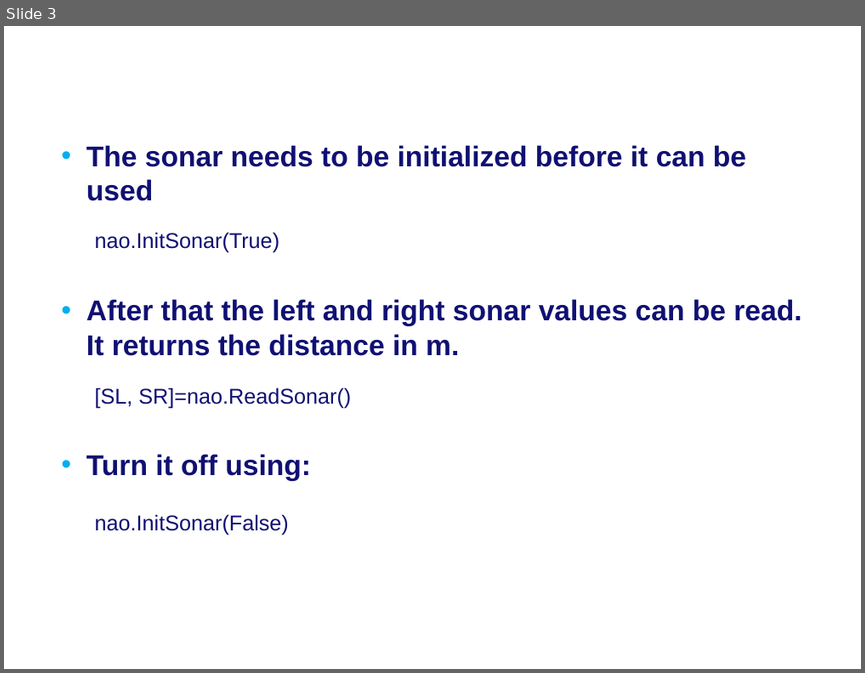
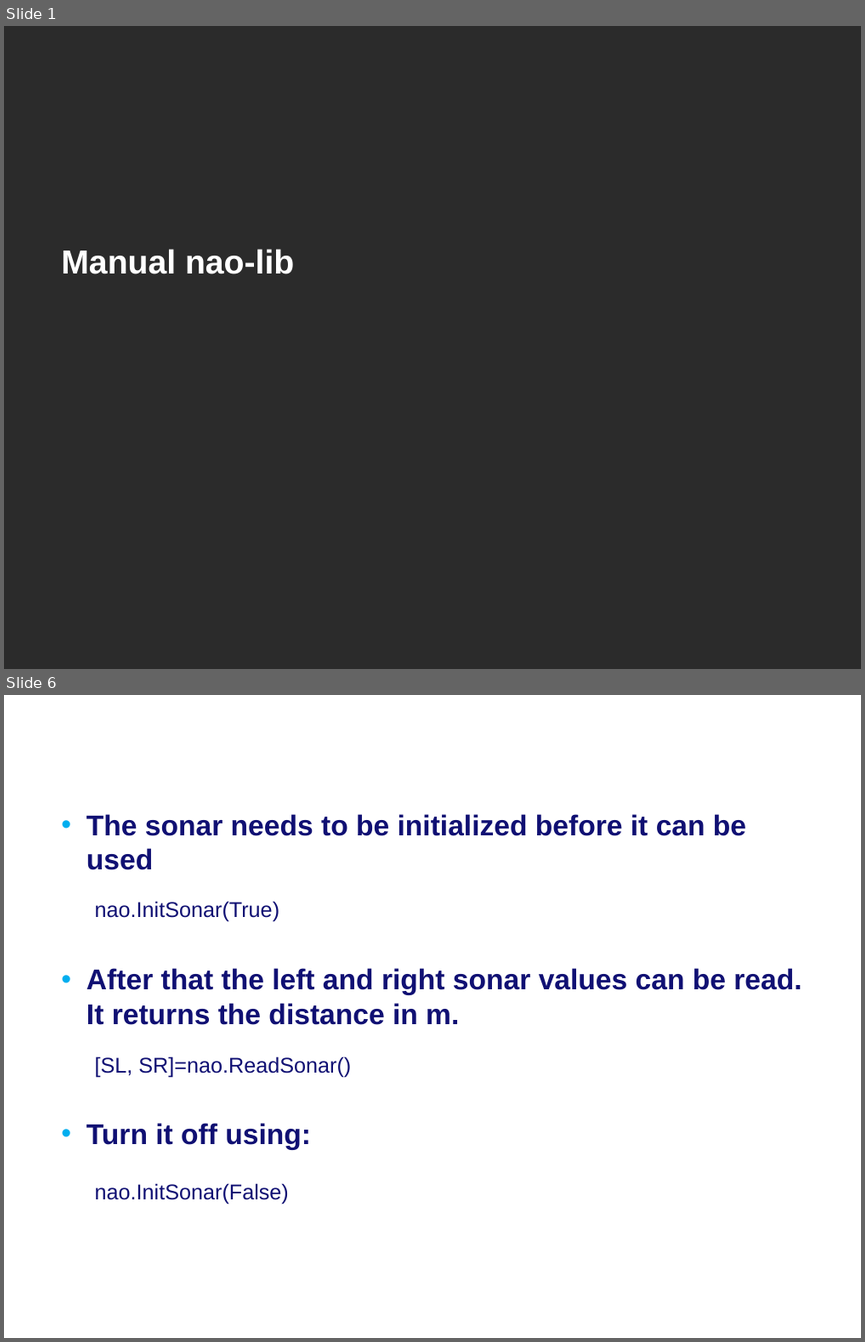
Before and after one commit to Rctue/nao-lib, a slide deck: Manual nao-lib.pptx. Shown one above the other, each under a label of ours: slide 3 before the commit, slides 1 and 6 after it; the slides between them are not shown. The pictures are 865x673 and 865x1342 pixels, drawn with LibreOffice and Linux fonts; fonts in the diff are those of the drawing; background and template pictures are left out; a plain dark background stands for a picture behind light text. Boxes give left, top, right and bottom in pixels: in the first picture for what was removed or moved away, otherwise in the second. Text is boxed around its words. In the diff, an @@ line names an element or a change of style, - is before the commit and + after.

```diff
--- a/Manual nao-lib.pptx
+++ b/Manual nao-lib.pptx
@@ slide 1 added at (4, 26, 861, 669), background picture (left out) @@
@@ title added at (61, 249, 294, 274), 28 pt, text #FFFFFF, bold @@
+Manual nao-lib
@@ what was slide 3 is now slide 6 @@
```
Also in this commit, not shown: 2 slides changed, 6 other slides added, 4 other files.
